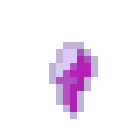
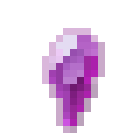
Comparing the layer stacks of the two 140×140 images. Changes:
"Calque copié": opacity 32% → 37%, painted on it over [42, 28, 105, 133]
painted on "Arrière-plan" over [49, 35, 98, 126]
